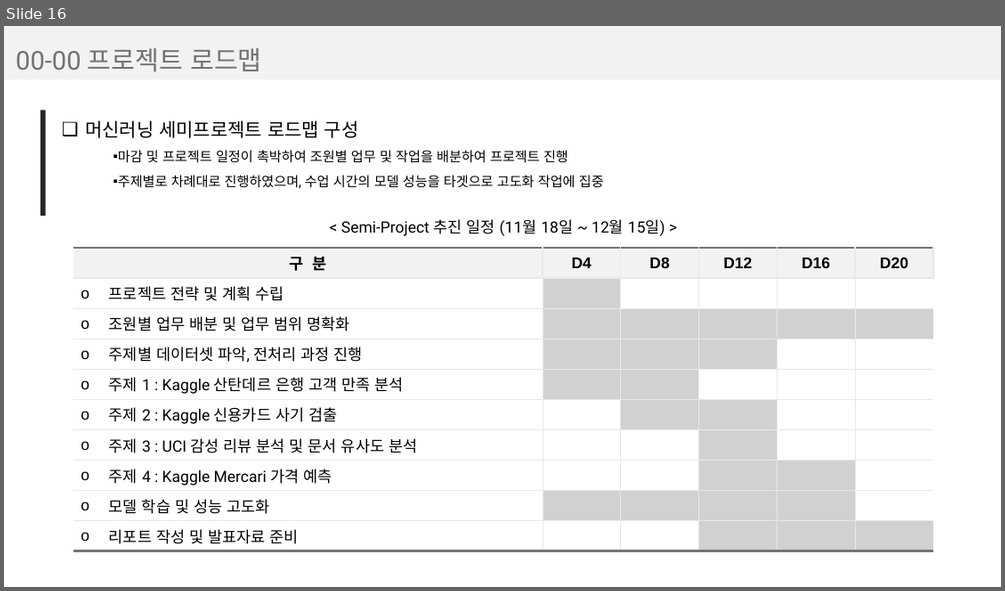
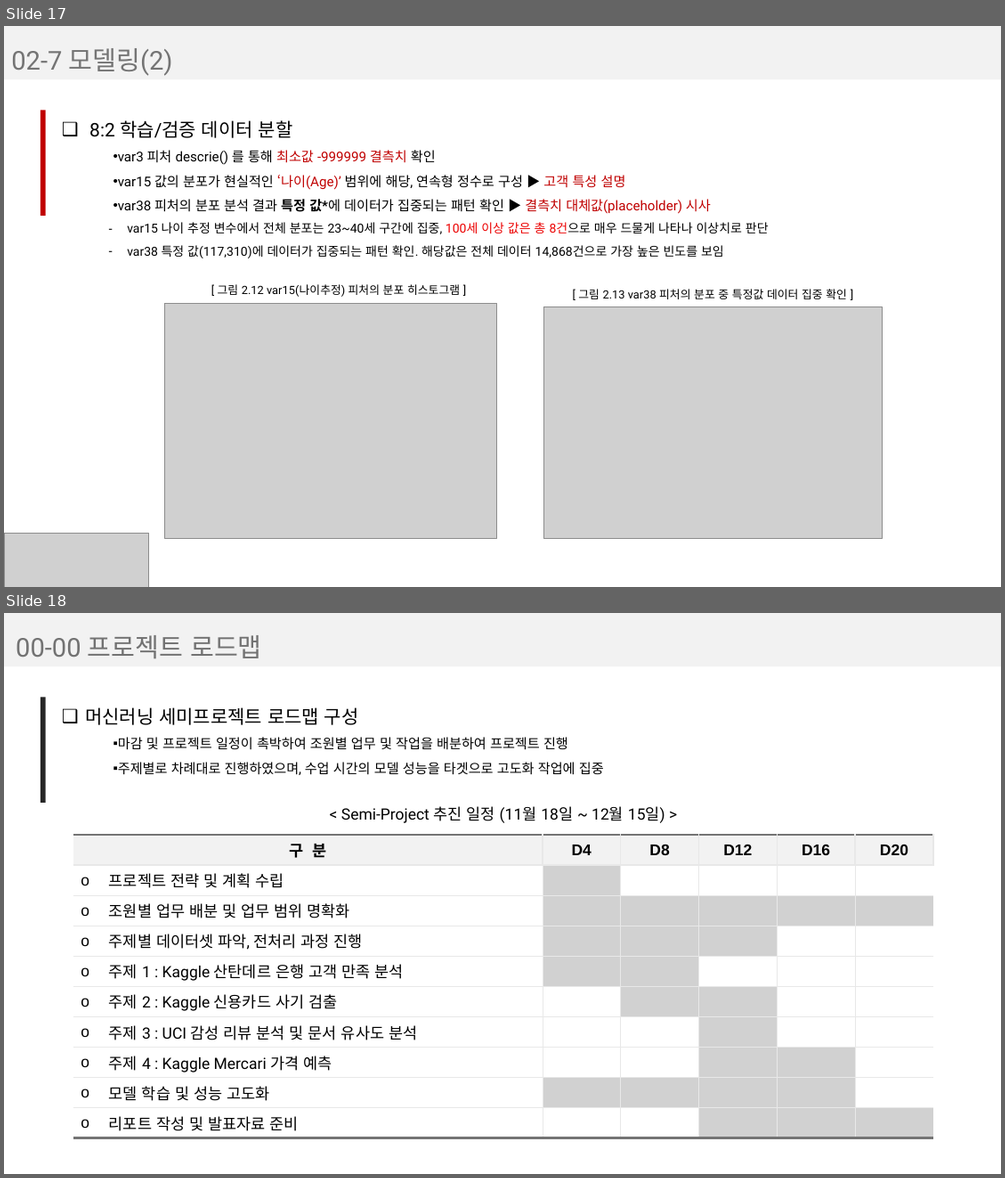
Before and after one commit to jaemin1020/big20-ML-project2-team3, a slide deck: SantanderCS/report/ppt/산탄데르_ppt_수정중_251225.pptx. Shown one above the other, each under a label of ours: slide 16 before the commit, slides 17 and 18 after it. The pictures are 1005x591 and 1005x1178 pixels, drawn with LibreOffice and Linux fonts; fonts in the diff are those of the drawing; grey boxes stand for pictures. Boxes give left, top, right and bottom in pixels: in the first picture for what was removed or moved away, otherwise in the second. Text is boxed around its words. In the diff, an @@ line names an element or a change of style, - is before the commit and + after.

```diff
--- a/SantanderCS/report/ppt/산탄데르_ppt_수정중_251225.pptx
+++ b/SantanderCS/report/ppt/산탄데르_ppt_수정중_251225.pptx
@@ slide 17 added at <box>4,26,1001,587</box>, background #FFFFFF @@
@@ rectangle added at <box>4,26,1001,79</box>, fill #F2F2F2 @@
@@ text added at <box>11,48,173,76</box>, 25 pt, text #747474 @@
+02-7 모델링(2)
@@ rectangle added at <box>40,110,46,216</box>, fill #C00000 @@
@@ text added at <box>89,120,769,258</box>, 13 pt, text #000000 @@
+❑ 8:2 학습/검증 데이터 분할
+    • var3 피처 descrie() 를 통해 최소값 -999999 결측치 확인
+    • var15 값의 분포가 현실적인 ‘나이(Age)’ 범위에 해당, 연속형 정수로 구성 ▶ 고객 특성 설명
+    • var38 피처의 분포 분석 결과 특정 값*에 데이터가 집중되는 패턴 확인 ▶ 결측치 대체값(placeholder) 시사
+      – var15 나이 추정 변수에서 전체 분포는 23~40세 구간에 집중, 100세 이상 값은 총 8건으로 매우 드물게 나타나 이상치로 판단
+      – var38 특정 값(117,310)에 데이터가 집중되는 패턴 확인. 해당값은 전체 데이터 14,868건으로 가장 높은 빈도를 보임
@@ text added at <box>218,284,460,297</box>, 11 pt, text #000000 @@
+[ 그림 2.12 var15(나이추정) 피처의 분포 히스토그램 ]
@@ text added at <box>578,289,847,299</box>, 11 pt, text #000000 @@
+[ 그림 2.13 var38 피처의 분포 중 특정값 데이터 집중 확인 ]
@@ picture added at <box>164,303,496,538</box> @@
@@ picture added at <box>544,307,882,539</box> @@
@@ picture added at <box>4,533,148,587</box> @@
@@ what was slide 16 is now slide 18 @@
```
Also in this commit, not shown: 1 slide changed, 1 other slide added, 3 other files.
